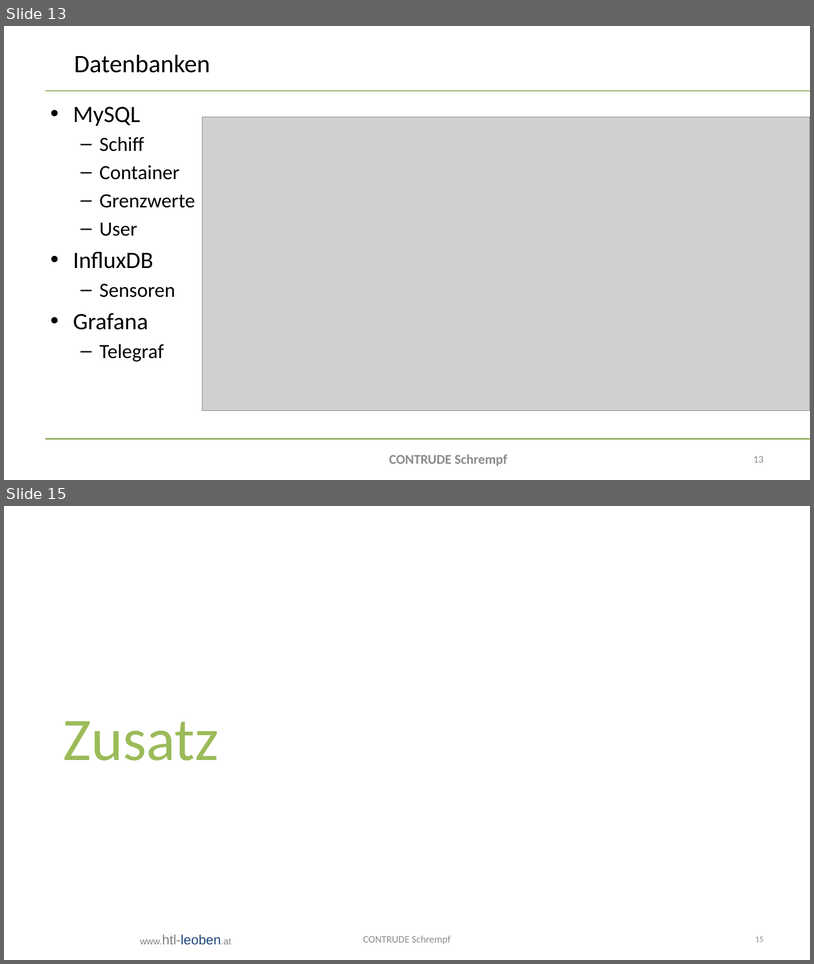
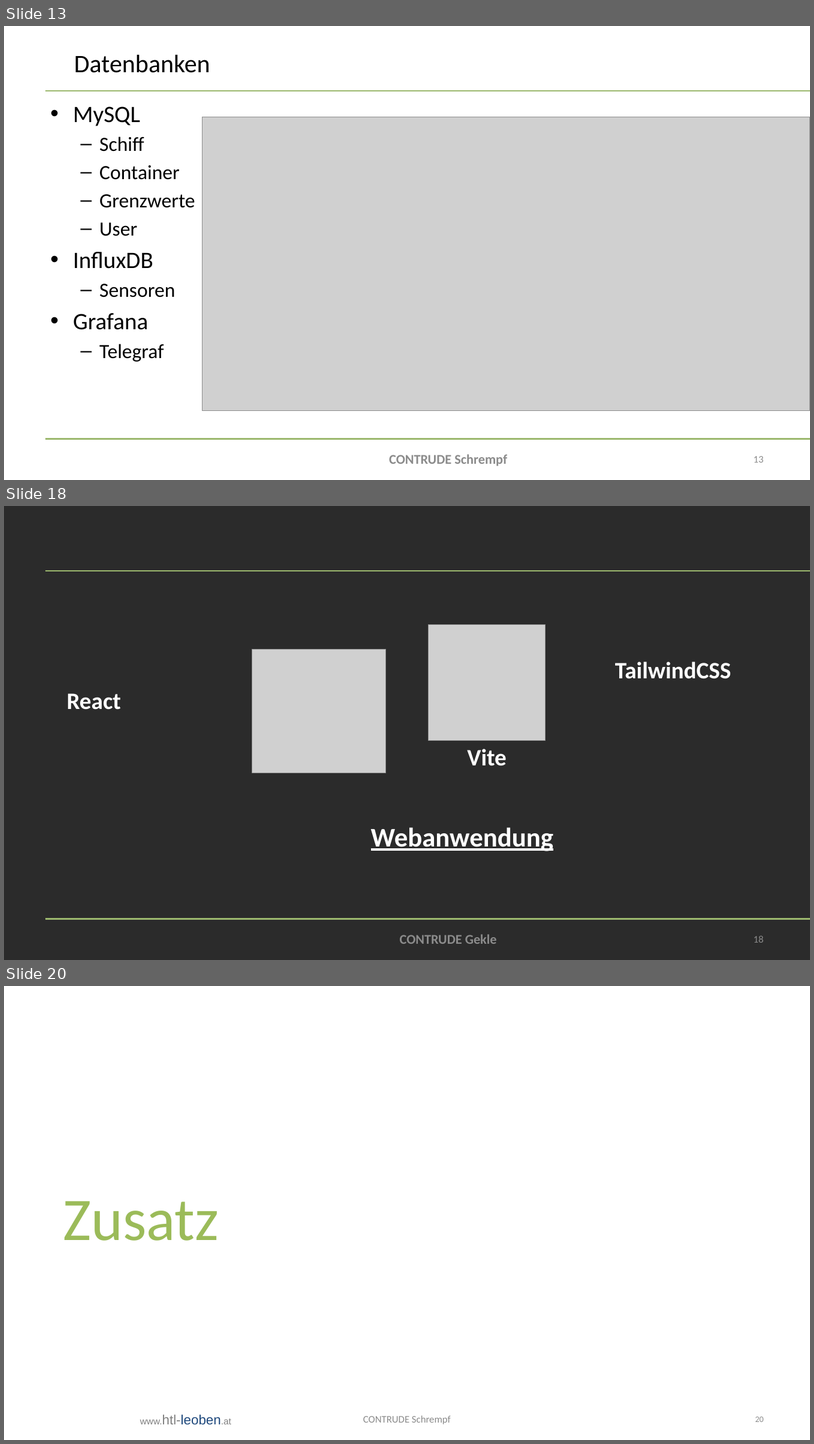
Before and after one commit to bitsneak/Contrude, a slide deck: Diplomarbeit/doc/Presentations/DA-Präsentation2025-Verteidigung.pptx. Shown one above the other, each under a label of ours: slides 13 and 15 before the commit, slides 13, 18 and 20 after it; the slides between them are not shown. The pictures are 814x964 and 814x1444 pixels, drawn with LibreOffice and Linux fonts; fonts in the diff are those of the drawing; grey boxes stand for pictures; background and template pictures are left out; a plain dark background stands for a picture behind light text. Boxes give left, top, right and bottom in pixels: in the first picture for what was removed or moved away, otherwise in the second. Text is boxed around its words. In the diff, an @@ line names an element or a change of style, - is before the commit and + after.

Commit message:
Updated Gekle part of final DA PP

```diff
--- a/Diplomarbeit/doc/Presentations/DA-Präsentation2025-Verteidigung.pptx
+++ b/Diplomarbeit/doc/Presentations/DA-Präsentation2025-Verteidigung.pptx
@@ slide 18 added at (4, 506, 810, 960), background picture (left out); not listed: 2 template elements that a slide beside it also shows @@
@@ picture added at (429, 625, 546, 740) @@
@@ picture added at (252, 649, 386, 772) @@
@@ text added at (615, 661, 731, 679), 28 pt, text #FFFFFF, bold @@
+TailwindCSS
@@ text added at (67, 693, 121, 709), 28 pt, text #FFFFFF, bold @@
+React
@@ text added at (467, 748, 507, 766), 28 pt, text #FFFFFF, bold @@
+Vite
@@ text added at (371, 827, 554, 851), 32 pt, text #FFFFFF, bold, underline @@
+Webanwendung
@@ text added at (400, 934, 497, 943), 16 pt, text #8C8C8C, bold @@
+CONTRUDE Gekle
@@ page number added at (754, 936, 764, 942), 12 pt, text #8C8C8C @@
+18
@@ what was slide 15 is now slide 20 @@
@@ page number at (756, 1416, 764, 1422): text changed @@
-15
+20
```
Also in this commit, not shown: 2 slides changed, 4 other slides added.
